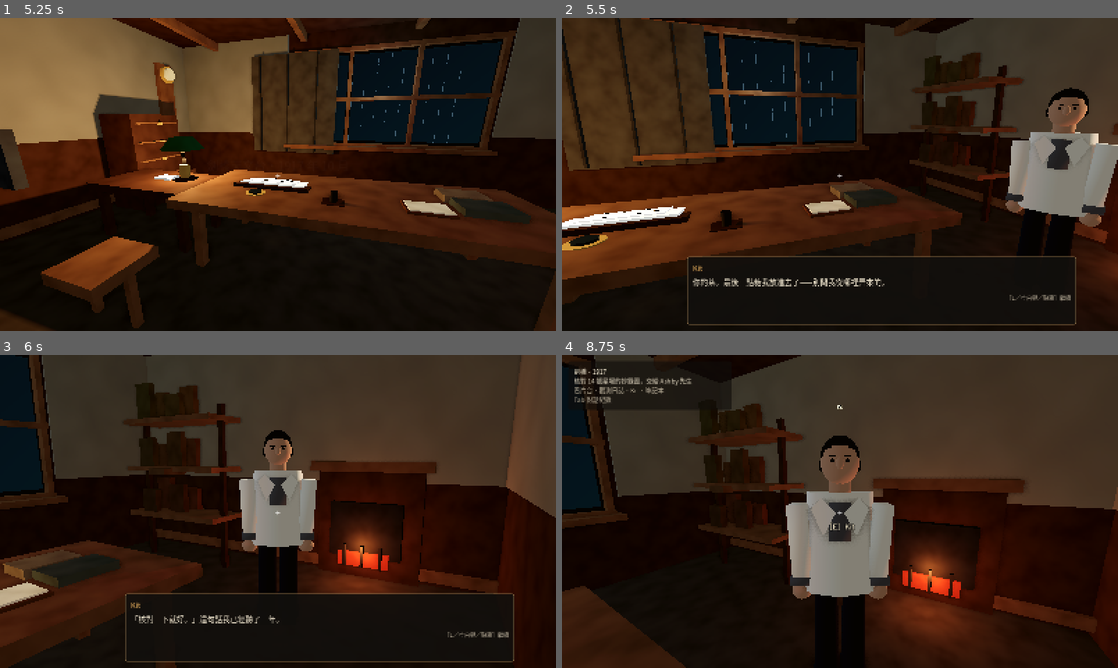
Above: before the commit, frames 1-4 (two rows, left to right).
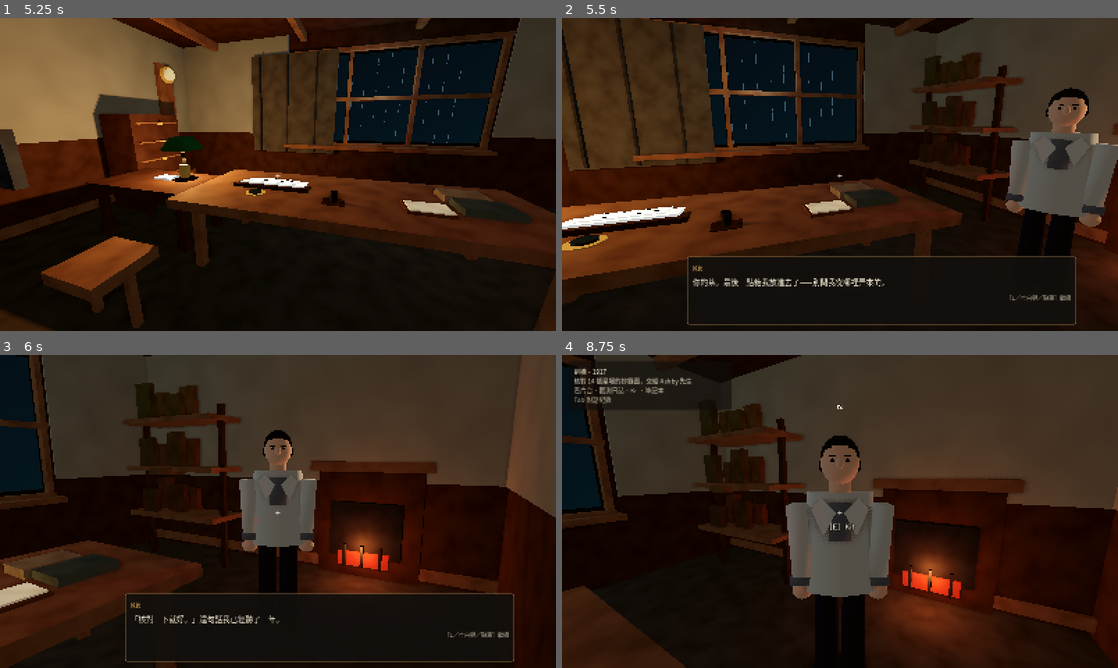
Above: after the commit, the same moments.

Repository: nurockplayer/eddington-1919
Game: Godot game, scene res://scenes/main.tscn
Same seed, same stepped clock (60 frames per second), same inputs: the game is played once before the commit and once after it.
Inputs (mouse positions are in pixels of both pictures, inside the frame that each line leads up to):
- Up to frame 1 (5.25 s): click "序章 劍橋，1917" at 0.5 s; tap Enter (ui_accept) at 1.25, 1.52, 2.75, 3.5, 4.25, 4.52 s; move the mouse to (400, 158) at 1.27 s; hold D (move_right) 1.28-2 s; hold E (interact) 1.28-2 s; click (400, 158) at 1.42 s; drag from (166, 190) to (250, 237) at 2.02 s; move the mouse to (333, 105) at 2.77 s; hold D (move_right) 2.78-3.5 s; tap Left (look_left) at 2.85 s; drag from (250, 237) to (111, 127) at 3.52 s; move the mouse to (444, 221) at 4.27 s; hold A (move_left) 4.28-5 s; tap Up (look_up) at 4.35 s; drag from (111, 127) to (194, 96) at 5.02 s
- Up to frame 2 (5.5 s): no input
- Up to frame 3 (6 s): move the mouse to (305, 511) at 5.77 s; hold S (move_back) from 5.78 s (still down); hold Space (shutter) from 5.78 s (still down); click (305, 511) at 5.92 s
- Up to frame 4 (8.75 s): release S (move_back) at 6.5 s; release Space (shutter) at 6.5 s; tap Enter (ui_accept) at 6.5, 8, 8.27 s; drag from (756, 433) to (728, 527) at 6.52 s; click "1. 「那你的糖呢？」" at 7.25 s; move the mouse to (962, 495) at 8.02 s; hold W (move_forward) from 8.03 s (still down); tap 1 at 8.1 s

Frame 1 is identical in both runs. In frame 2, 4.0% of the frame differs, in the area x 80-100%, y 36-64%; in frame 3, 2.7%; in frame 4, 5.0%, in the area x 40-60%, y 43-78%.

Commit message:
art(c02): darker, greyer Ashby slate; Kit coat value down
Co-Authored-By: Claude Opus 5.5 <noreply@anthropic.com>
Claude-Session: https://claude.ai/code/session_018AQnqmKaHSUZ7x8RwJ5hk6

Diff:
--- a/scripts/cambridge/room_builder.gd
+++ b/scripts/cambridge/room_builder.gd
@@ -400,7 +400,7 @@
 
 	# Kit waits at the far end of the table and is reachable from either side.
 	# Blockout colours from the c01 Kit v3 draft: pale linen dust coat over a grey pullover.
-	var kit := _npc_without_hat(w, Cast.KIT, Vector3(-2.1, 0, 0.5) if departure else Vector3(2.7, 0, 0.85), Color(0.74, 0.71, 0.64), Color(0.33, 0.33, 0.34), "kit")
+	var kit := _npc_without_hat(w, Cast.KIT, Vector3(-2.1, 0, 0.5) if departure else Vector3(2.7, 0, 0.85), Color(0.55, 0.53, 0.48), Color(0.33, 0.33, 0.34), "kit")
 	kit.rotation.y = deg_to_rad(155)
 	out.kit = kit
 	out.targets["kit"] = kit.global_position if root.is_inside_tree() else kit.position
--- a/scripts/palette.gd
+++ b/scripts/palette.gd
@@ -34,6 +34,7 @@
 	"hair_greying": Color(0.290, 0.259, 0.231),  # structure
 	"wool_slate": Color(0.376, 0.408, 0.459),  # structure
 	"wool_umber": Color(0.306, 0.275, 0.243),  # structure
+	"wool_slate_dark": Color(0.306, 0.322, 0.345),  # structure
 	"wool_tweed": Color(0.404, 0.349, 0.298),  # structure
 	"wool_waistcoat": Color(0.286, 0.278, 0.278),  # structure
 }
@@ -70,6 +71,7 @@
 	"hair_greying": 0.6,
 	"wool_slate": 0.94,
 	"wool_umber": 0.96,
+	"wool_slate_dark": 0.94,
 	"wool_tweed": 0.96,
 	"wool_waistcoat": 0.82,
 }
Binary file changed: assets/models/ashby.glb
Not shown, changed: art/palette.toml
Not shown, changed: art/people/people.toml
Not shown, changed: art/runs/c02-blockout/REVIEW.md
